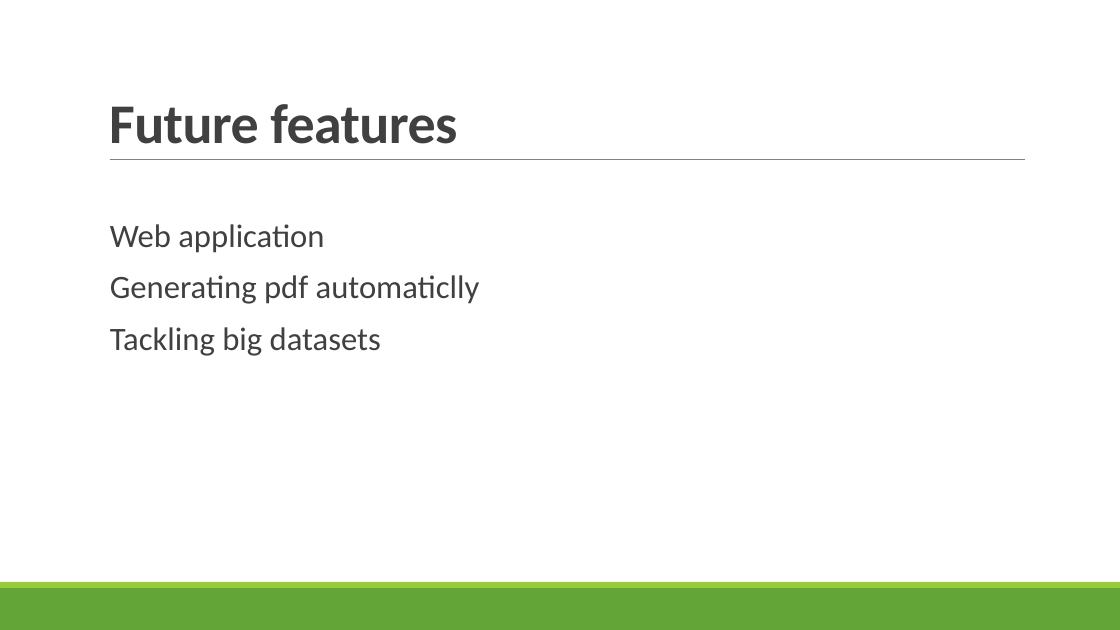
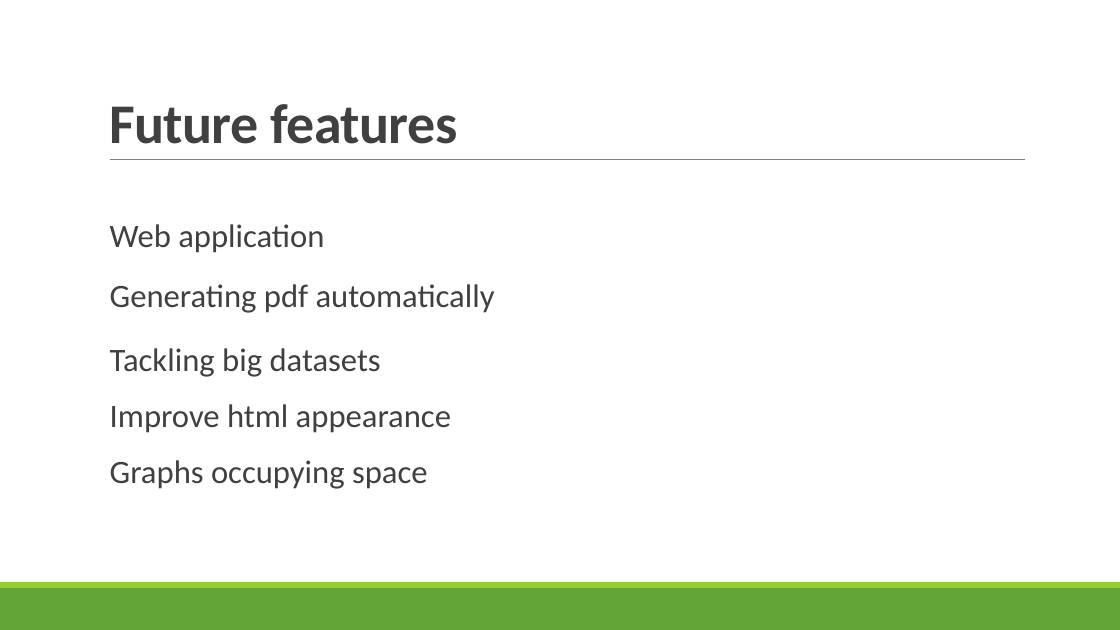
Before and after one commit to meytala/seenopsis, a slide deck: slide 7 of seenopsis_presentation.pptx. Drawn at 1120x630 pixels with LibreOffice and Linux fonts; fonts in the diff are those of the drawing. Boxes give left, top, right and bottom in pixels: in the first picture for what was removed or moved away, otherwise in the second. Text is boxed around its words. In the diff, an @@ line names an element or a change of style, - is before the commit and + after.

```diff
--- a/seenopsis_presentation.pptx
+++ b/seenopsis_presentation.pptx
@@ text at [110, 275, 480, 356]: paragraphs removed @@
-  Generating pdf automaticlly
-  Tackling big datasets
@@ text added at [110, 284, 495, 313], 28 pt, text #404040 @@
+  Generating pdf automatically
@@ text added at [110, 348, 381, 377], 28 pt, text #404040 @@
+  Tackling big datasets
@@ text added at [110, 404, 451, 433], 28 pt, text #404040 @@
+  Improve html appearance
@@ text added at [110, 460, 428, 489], 28 pt, text #404040 @@
+  Graphs occupying space
```
Also in this commit, not shown: 5 other slides changed, 1 slide added, 2 other files.
